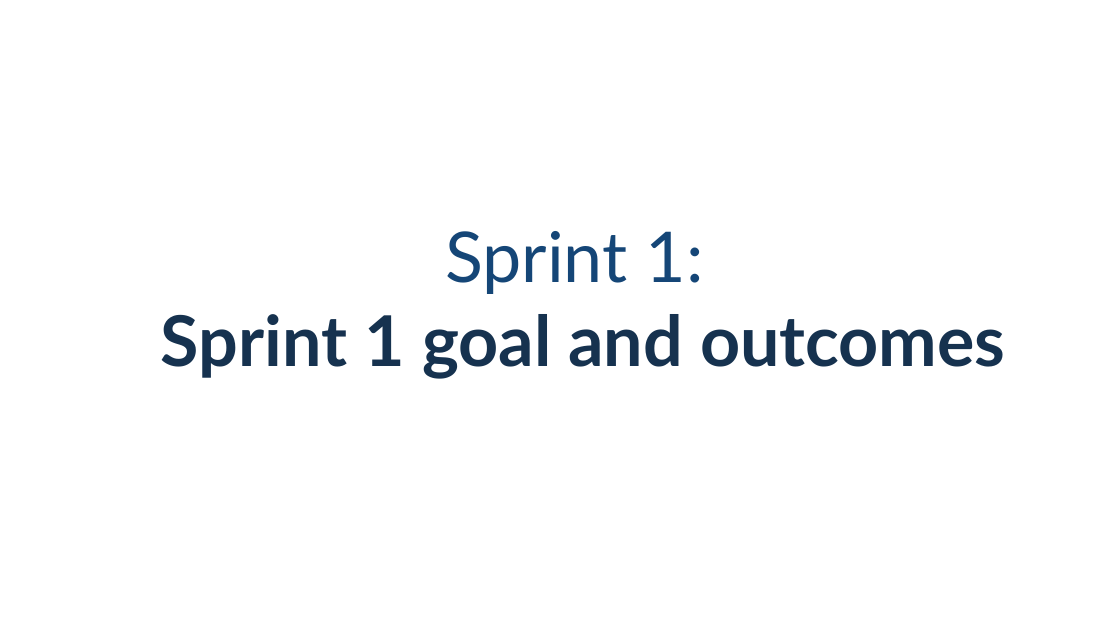
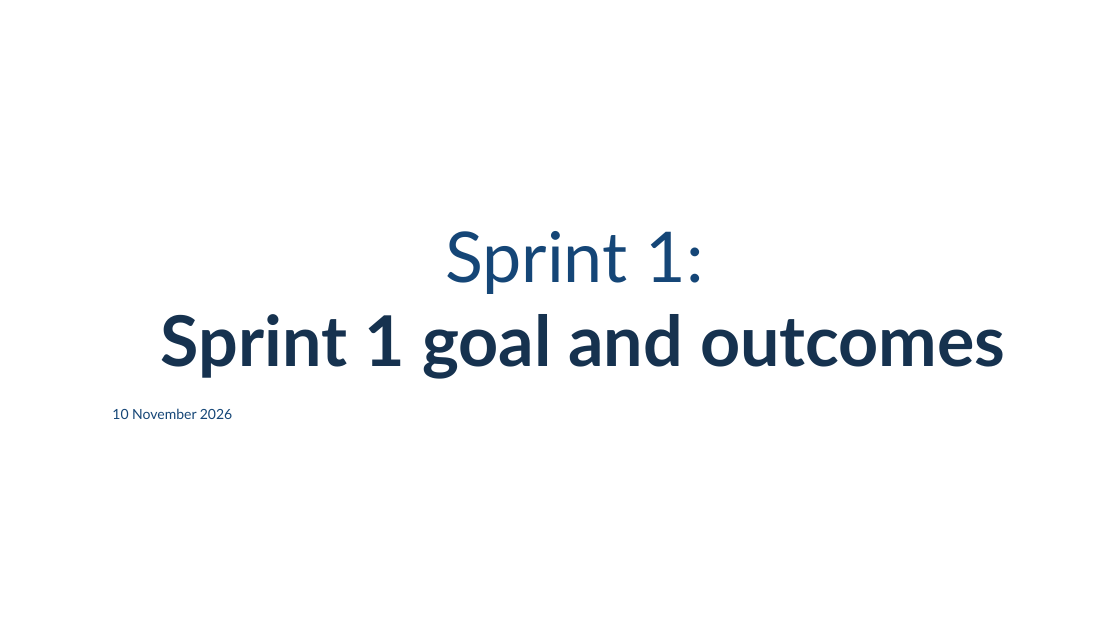
Before and after one commit to faizr206/InternshipPlatformSection2, a slide deck: slide 2 of artifacts/Sprint 1 - S2 Team 3.pptx. Drawn at 1120x630 pixels with LibreOffice and Linux fonts; fonts in the diff are those of the drawing; background and template pictures are left out. Boxes give left, top, right and bottom in pixels: in the first picture for what was removed or moved away, otherwise in the second. Text is boxed around its words. In the diff, an @@ line names an element or a change of style, - is before the commit and + after.

```diff
--- a/artifacts/Sprint 1 - S2 Team 3.pptx
+++ b/artifacts/Sprint 1 - S2 Team 3.pptx
@@ text added at [112,408,232,419], 12 pt, text #154677 @@
+10 November 2026
```
Also in this commit, not shown: 5 other slides changed, 13 other files.
